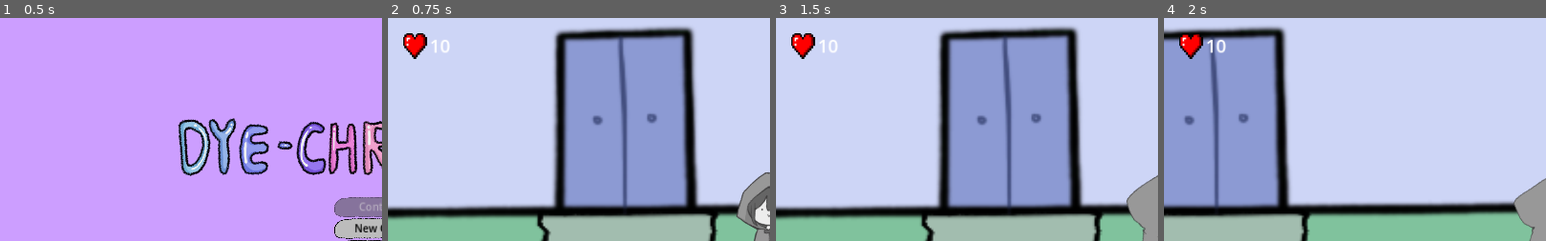
Above: before the commit, frames 1-4 (left to right).
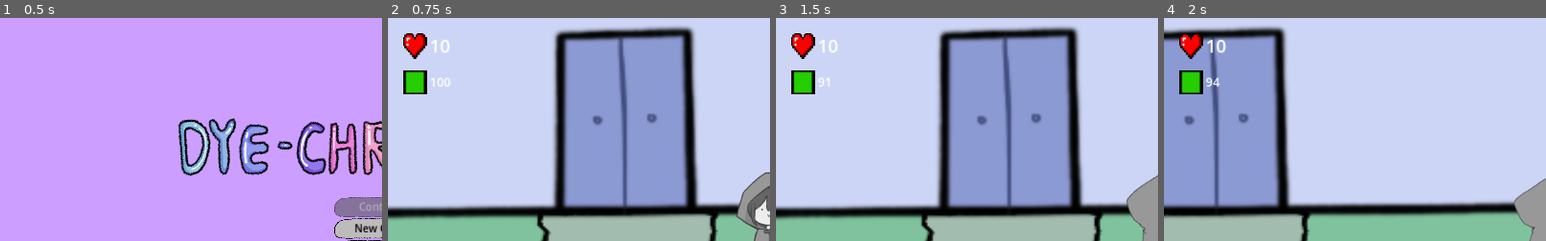
Above: after the commit, the same moments.

Repository: JMSVY-Super-Cool-Group-14/Dye-Chromatic
Game: Godot game, scene res://scenes/ui/main.tscn
Two runs of this game, one before a commit and one after it. Both use one fixed random seed, a clock stepped at 60 frames per second and the inputs below.
Inputs (mouse positions are % of the whole screen's width and height, from its top left):
- Up to frame 1 (0.5 s): no input
- Up to frame 2 (0.75 s): click "New Game" at 0.5 s
- Up to frame 3 (1.5 s): move the mouse to (72, 45) at 1.27 s; hold D (move_right) from 1.28 s (still down); hold F (melee_attack) from 1.28 s (still down)
- Up to frame 4 (2 s): keep holding D (move_right); keep holding F (melee_attack); tap Space (ranged_attack) at 1.55 s
The pictures show only the part of the screen within x 0-50%, y 0-50%; the shares and areas given below are measured in that part.

Frame 1 is identical in both runs. In frame 2, 0.8% of the frame differs, in the area x 4-17%, y 23-35%; in frame 3, 0.7%; in frame 4, 0.8%, in the area x 4-15%, y 23-35%.

Commit message:
Reworked combat to use stamina
implemented a stamina stat. Attacks and abilities now drain stamina instead of having a cooldown. Added temporary art for it but need a stamina bar.

Diff:
--- a/src/scenes/game.tscn
+++ b/src/scenes/game.tscn
@@ -11,6 +11,7 @@
 [ext_resource type="Texture2D" uid="uid://wiqos5odnqfm" path="res://assets/legacy/heart32.png" id="6_iepwv"]
 [ext_resource type="Texture2D" uid="uid://01uvc6cl7jb" path="res://assets/UI/colourSelectCircle.png" id="7_45d4h"]
 [ext_resource type="Texture2D" uid="uid://ccs0dp7y6l8ob" path="res://assets/UI/Mixer.png" id="8_3r8l3"]
+[ext_resource type="Texture2D" uid="uid://da3mga4yaglrn" path="res://assets/UI/staminaBarTemp3.png" id="9_4l2kl"]
 [ext_resource type="AudioStream" uid="uid://0k711k5iu0hv" path="res://assets/audio/Music/Project.wav" id="12_aedne"]
 [ext_resource type="PackedScene" uid="uid://0bq3mr4k2yu0" path="res://scenes/npc.tscn" id="13_7i4wi"]
 [ext_resource type="PackedScene" uid="uid://diot35kru5y3u" path="res://scenes/Enemies/fire_slime.tscn" id="15_yt066"]
@@ -124,6 +125,25 @@
 scale = Vector2(0.2, 0.2)
 texture = ExtResource("8_3r8l3")
 
+[node name="Stamina" type="HBoxContainer" parent="UI"]
+offset_left = 20.0
+offset_top = 7.0
+offset_right = 421.0
+offset_bottom = 166.0
+tooltip_text = "welcome
+"
+
+[node name="StaminaArt" type="TextureRect" parent="UI/Stamina"]
+modulate = Color(0.141176, 0.807843, 0, 1)
+layout_mode = 2
+texture = ExtResource("9_4l2kl")
+stretch_mode = 3
+
+[node name="StaminaLabel" type="Label" parent="UI/Stamina"]
+layout_mode = 2
+text = "hello"
+uppercase = true
+
 [node name="Background" type="TextureRect" parent="."]
 offset_right = 2048.0
 offset_bottom = 2048.0
--- a/src/scenes/player.tscn
+++ b/src/scenes/player.tscn
@@ -345,7 +345,6 @@
 scale = Vector2(0.2, 0.2)
 sprite_frames = SubResource("SpriteFrames_jbfnq")
 animation = &"attack"
-frame = 5
 
 [node name="MeleePlayer1" type="AnimationPlayer" parent="MeleeRange/MeleeAnimate1"]
 root_node = NodePath("../..")
--- a/src/scripts/StateMachine/GameFSM.gd
+++ b/src/scripts/StateMachine/GameFSM.gd
@@ -4,6 +4,7 @@
 @export var speed:int = 100
 var control_avail:bool
 var hp
+var stam
 
 # Called when the node enters the scene tree for the first time.
 func _ready():
@@ -19,6 +20,7 @@
 	$InGame.pause.connect(func(): _change_state($Pause))
 	player.hp_change.connect(hp_changed)
 	player.colour_change.connect(colour_changed)
+	player.stamina_change.connect(stamina_changed)
 
 func _change_state(new_state: State):
 	super(new_state)
@@ -50,6 +52,11 @@
 		print("You Died!")
 		_change_state($GameOver)
 
+func stamina_changed(stamina: int):
+	stam = stamina
+	$"../UI/Stamina/StaminaLabel".text = str(stamina)
+
+
 func colour_changed(left, right, current):
 	var combined = $"../UI/ColourControl/CombinedColour"
 	var leftColour = $"../UI/ColourControl/LeftColour"
--- a/src/scripts/player.gd
+++ b/src/scripts/player.gd
@@ -2,6 +2,7 @@
 
 signal hp_change(hp)
 signal colour_change(leftColour, rightColour, currentColour)
+signal stamina_change(stamina)
 
 var attackCooldown = 0.3
 var colourSwitchDelay = 0.1
@@ -9,6 +10,9 @@
 @export var hp = 10
 @export var hpRegen = 2
 @export var hpRegenDelay = 10
+@export var maxStamina = 100
+@onready var stamina = maxStamina
+@export var staminaRegen = 0.1
 var combo1 = false
 var combo2 = false
 var isSprinting = false
@@ -19,13 +23,17 @@
 var comboDelta = 0
 var comboDamage = false
 var colourSwitchDelta = 0
-@export var magentaCooldown = 5
+
+var meleeCost = 10
+var rangedCost = 10
+var blueSpecialCost = 40
+var blueUltCost = 70
+var magentaSpecialCost = 40
+var abilityCooldown = 0.5
 var magentaDelta = 0 	# set to 0 so it is not on cooldown at start
-@export var blueCooldown = 1
 var blueDelta = 0 	# set to 0 so it is not on cooldown at start
 var blueUltDelta = 0
 @export var blueUltDamage = 70
-@export var blueUltCooldown = 30
 @export var meleeRange = 18
 var velocity = Vector2.ZERO
 var leftColourSelect = ["grey", "red", "green", "blue"]
@@ -76,12 +84,18 @@
 	colourSwitchDelta += delta
 	comboDelta += delta
 
+	if stamina < maxStamina:
+		stamina += staminaRegen
+	stamina_change.emit(int(stamina))
+
 	if timePassed > hpRegenDelay and hp < maxHP:
 		print("Regenerate health! Health is: ")
 		print(hp)
 		hp += hpRegen
 		timePassed = 0
 		hp_change.emit(hp)
+
+
 
 	# Colour Reset
 	if Input.is_action_just_pressed("left_colour"):
@@ -176,7 +190,6 @@
 			elif event.is_action_pressed("ultimate_attack"):
 				colour_ultimate()
 
-
 		else:
 			if event.is_action_pressed("ranged_attack"):
 				var mouse_pos = get_global_mouse_position()
@@ -191,17 +204,18 @@
 				colour_ultimate()
 
 func fire_projectile(target_pos: Vector2, colour: String):
-
-	var projectile = projectile_scene.instantiate()
-	add_child(projectile)
-	projectile.set_colour(colourWheel[colour])
-	projectile.global_position = global_position
-	slow(0.7, 0.1)
-	if fsm.get_controller():
-		projectile.set_direction(target_pos)
-	else:
-		var direction = (target_pos - global_position).normalized()
-		projectile.set_direction(direction)
+	if stamina > rangedCost:
+		stamina -= rangedCost
+		var projectile = projectile_scene.instantiate()
+		add_child(projectile)
+		projectile.set_colour(colourWheel[colour])
+		projectile.global_position = global_position
+		slow(0.7, 0.1)
+		if fsm.get_controller():
+			projectile.set_direction(target_pos)
+		else:
+			var direction = (target_pos - global_position).normalized()
+			projectile.set_direction(direction)
 
 func melee_attack_old():
 	var melee_strike = melee_scene.instantiate()
@@ -212,25 +226,26 @@
 	melee_strike.global_position = global_position + facingDirection.normalized()*meleeRange
 
 func melee_attack():
-
-	meleeNode.global_position = global_position + facingDirection.normalized()*meleeRange
-	meleeNode.global_rotation = facingDirection.angle() + PI/2
-	slow(0.95, 0.2)
-
-	if combo1 == true and comboDelta < attackCooldown*5:
-		meleeAnimate2.play("attack2")
-		combo1 = false
-		combo2 = true
-		comboDelta = 0
-	elif combo2 == true and comboDelta < attackCooldown*5:
-		comboDamage = true
-		meleeAnimate1.play("attack1")
-		meleeAnimate2.play("attack2")
-		combo2 = false
-	else:
-		meleeAnimate1.play("attack1")
-		combo1 = true
-		comboDelta = 0
+	if stamina > meleeCost:
+		stamina -= meleeCost
+		meleeNode.global_position = global_position + facingDirection.normalized()*meleeRange
+		meleeNode.global_rotation = facingDirection.angle() + PI/2
+		slow(0.95, 0.2)
+
+		if combo1 == true and comboDelta < attackCooldown*5:
+			meleeAnimate2.play("attack2")
+			combo1 = false
+			combo2 = true
+			comboDelta = 0
+		elif combo2 == true and comboDelta < attackCooldown*5:
+			comboDamage = true
+			meleeAnimate1.play("attack1")
+			meleeAnimate2.play("attack2")
+			combo2 = false
+		else:
+			meleeAnimate1.play("attack1")
+			combo1 = true
+			comboDelta = 0
 
 
 func colour_reset():
@@ -323,8 +338,9 @@
 			print("greenSpecial")
 		"blue":
 			print("blueSpecial")
-			if blueDelta <= 0:
-				blueDelta = blueCooldown
+			if blueDelta <= 0 and stamina > blueSpecialCost:
+				stamina -= blueSpecialCost
+				blueDelta = abilityCooldown
 				var blue_special = special_blue_scene.instantiate()
 				add_child(blue_special)
 				blue_special.global_position = global_position
@@ -338,8 +354,9 @@
 		"yellow":
 			print("yellowSpecial")
 		"magenta":
-			if magentaDelta <= 0:
-				magentaDelta = magentaCooldown
+			if magentaDelta <= 0 and stamina > magentaSpecialCost:
+				stamina -= magentaSpecialCost
+				magentaDelta = abilityCooldown
 				var magenta_special = special_magenta_scene.instantiate()
 				add_child(magenta_special)
 				magenta_special.teleport(facingDirection)
@@ -357,12 +374,13 @@
 			print("greenUltt")
 		"blue":
 			print("blueUlt")
-			if blueUltDelta <= 0:
+			if blueUltDelta <= 0 and stamina > blueUltCost:
+				blueUltDelta = abilityCooldown
+				stamina -= blueUltCost
 				slow(0.8, 0.5)
 				blueUlt.set_disabled(false)
 				await get_tree().create_timer(0.1).timeout
 				blueUlt.set_disabled(true)
-				blueUltDelta = blueUltCooldown
 		"yellow":
 			print("yellowUlt")
 		"magenta":
Binary file added: src/assets/UI/staminaBarTemp3.png
Not shown, added: src/assets/UI/staminaBarTemp3.png.import
Not shown: 1 places in src/scenes/game.tscn that only renumber resources
